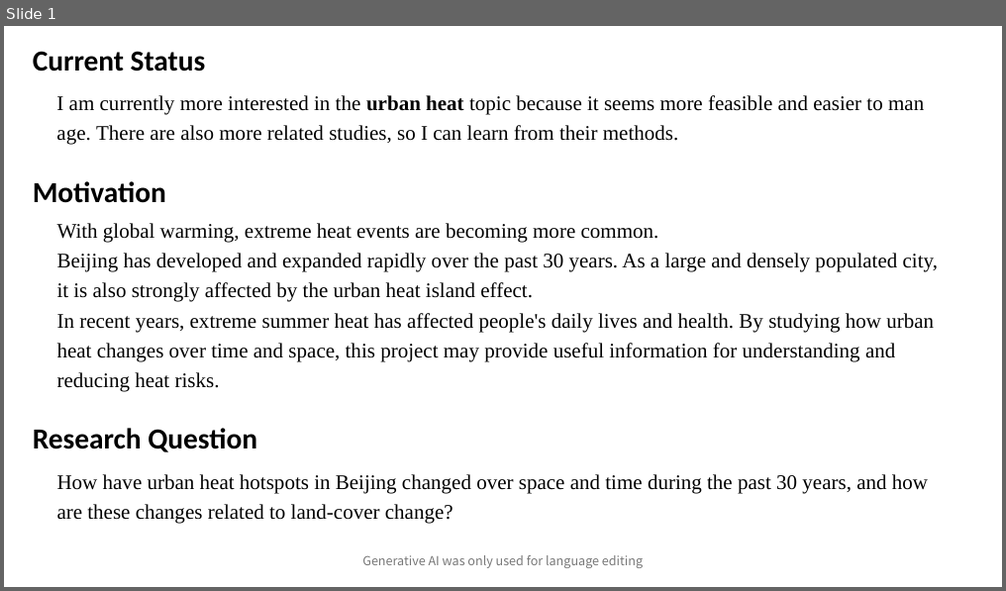
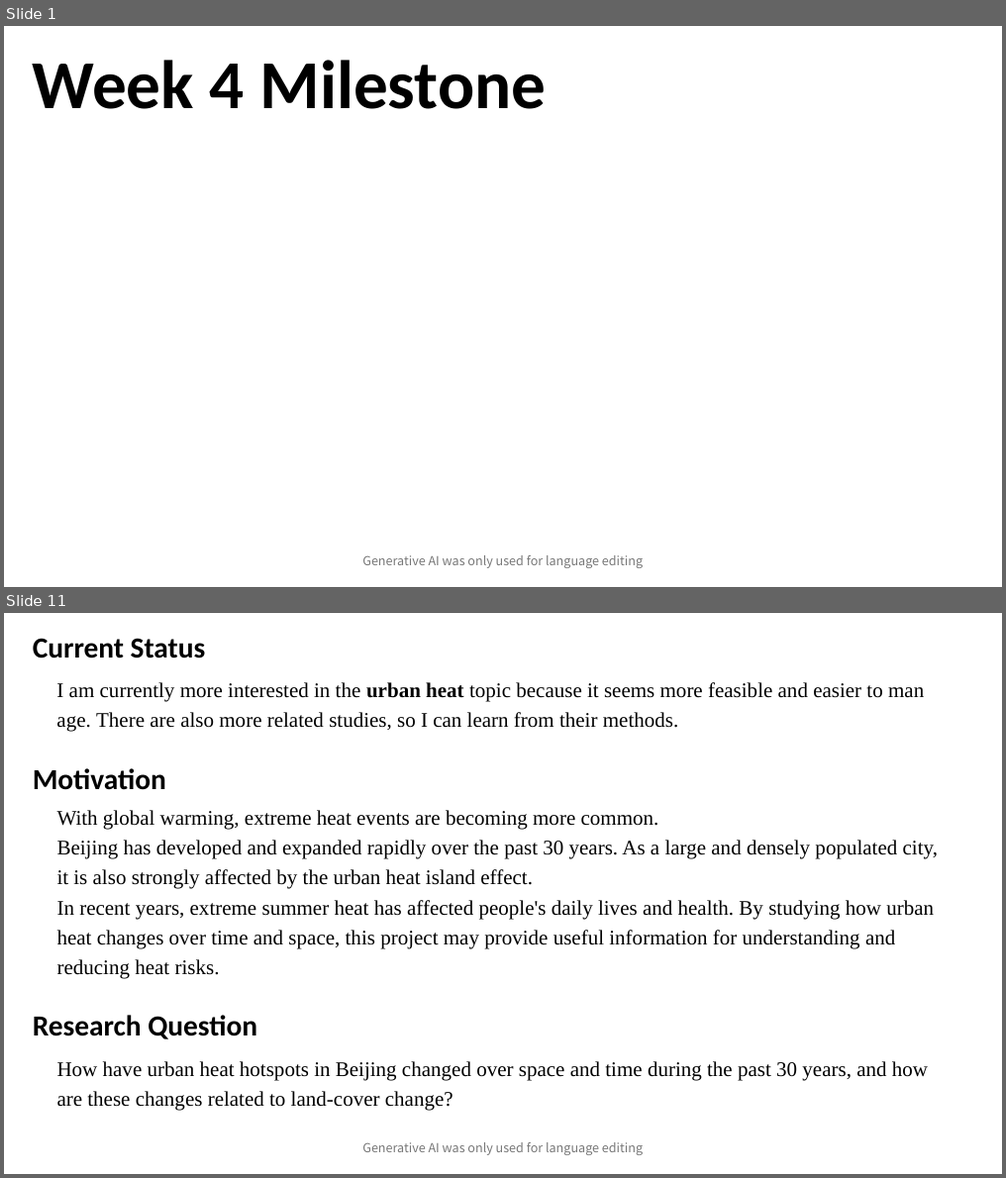
Before and after one commit to mengz12/sds320_project_meng, a slide deck: SDS320_MengZhang_ProjectSlides.pptx. Shown one above the other, each under a label of ours: slide 1 before the commit, slides 1 and 11 after it; the slides between them are not shown. The pictures are 1006x591 and 1006x1178 pixels, drawn with LibreOffice and Linux fonts; fonts in the diff are those of the drawing. Boxes give left, top, right and bottom in pixels: in the first picture for what was removed or moved away, otherwise in the second. Text is boxed around its words. In the diff, an @@ line names an element or a change of style, - is before the commit and + after.

Commit message:
update slides for week4

```diff
--- a/SDS320_MengZhang_ProjectSlides.pptx
+++ b/SDS320_MengZhang_ProjectSlides.pptx
@@ slide 1 added at (4, 26, 1002, 587), background #FFFFFF @@
@@ text added at (33, 60, 547, 109), 66 pt, text #000000, bold @@
+Week 4 Milestone
@@ text added at (362, 556, 643, 569), 12 pt, text #797979 @@
+Generative AI was only used for language editing
@@ what was slide 1 is now slide 11 @@
```
Also in this commit, not shown: 1 slide changed, 9 other slides added.
